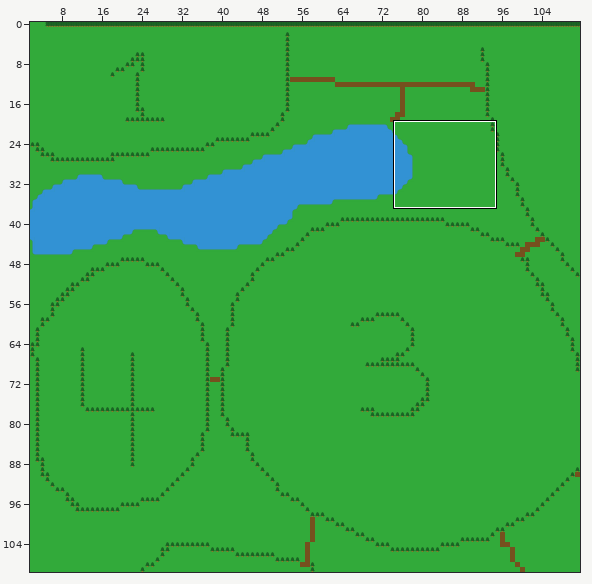
A Tiled map gets an edit: Content/map/woods.tmx. Above: a wide view before the commit, with the close-up outlined.
Close-up. Old version:
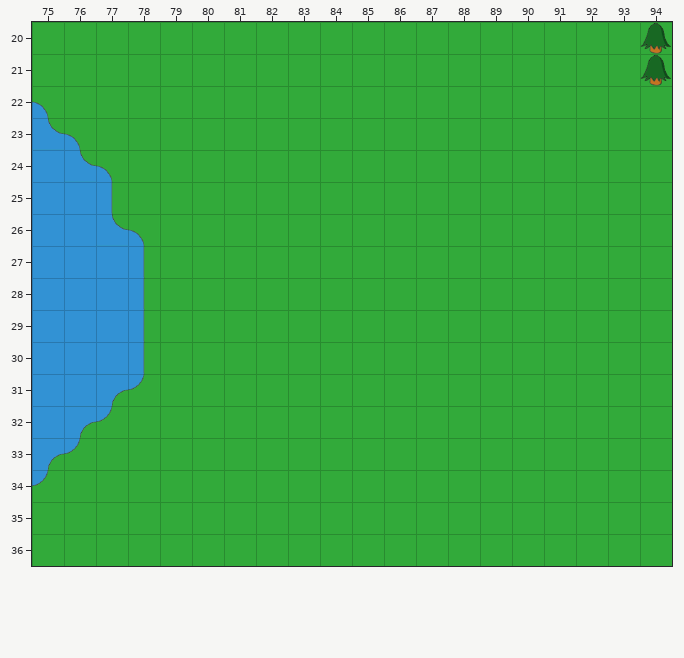
Cells are 52x52 px. Shown: x 75..94, y 20..36. The commit also changed other parts of the map, which this record leaves out.
Once edited:
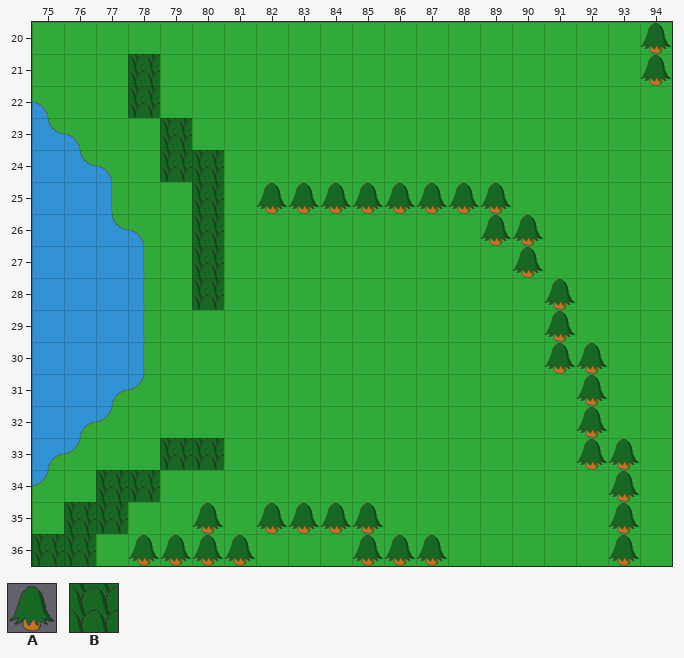
Key: from "woods_tiles": A 79, B 163.
_ is an empty cell.
Change:
Layer "backlayer":
The author put tile A in row 25 at x 82 to 89; in row 26 at x 89 to 90; in row 27 at x 90; in rows 28 to 29 at x 91; in row 30 at x 91 to 92; in rows 31 to 32 at x 92.
The author put tile A in row 33 at x 92 to 93; in row 34 at x 93; in row 35 at x 80, 82 to 85 and 93; in row 36 at x 78 to 81, 85 to 87 and 93.
The author put tile B in rows 21 to 22 at x 78; in row 23 at x 79; in row 24 at x 79 to 80; in rows 25 to 28 at x 80; in row 33 at x 79 to 80; in row 34 at x 77 to 78.
The author put tile B in row 35 at x 76 to 77; in row 36 at x 75 to 76.
Pixel boxes of the changes (left, top, right, bottom) in both close-ups:
added: (32, 54, 639, 566)
